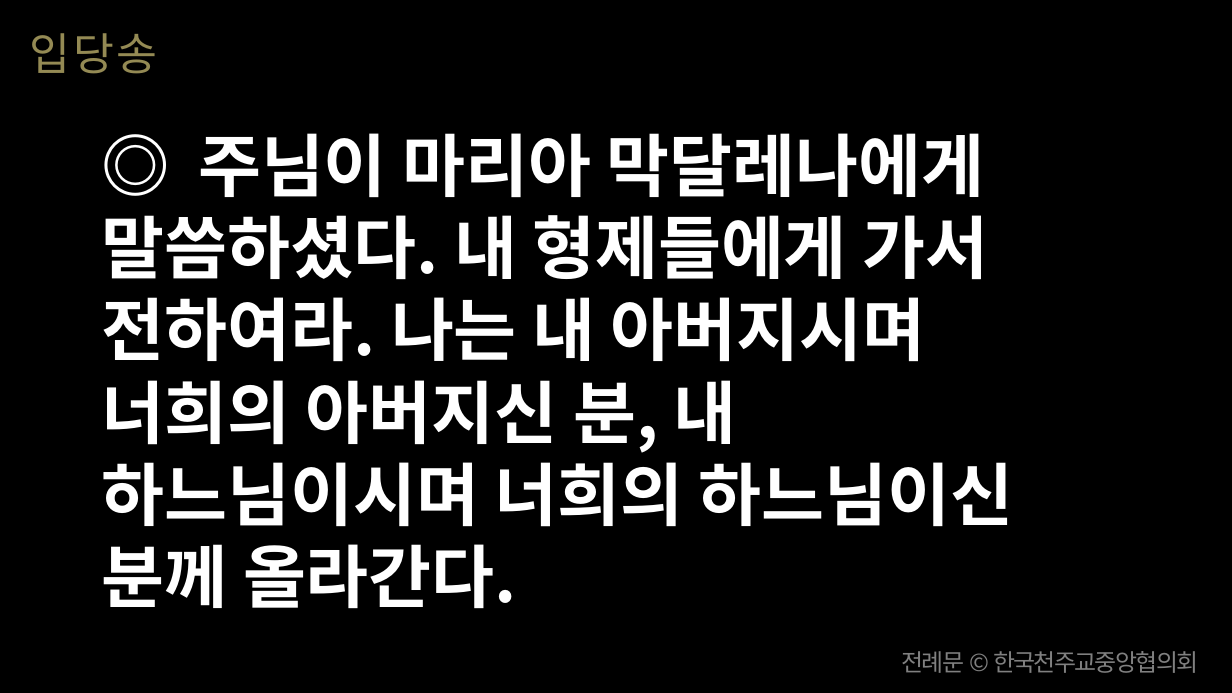
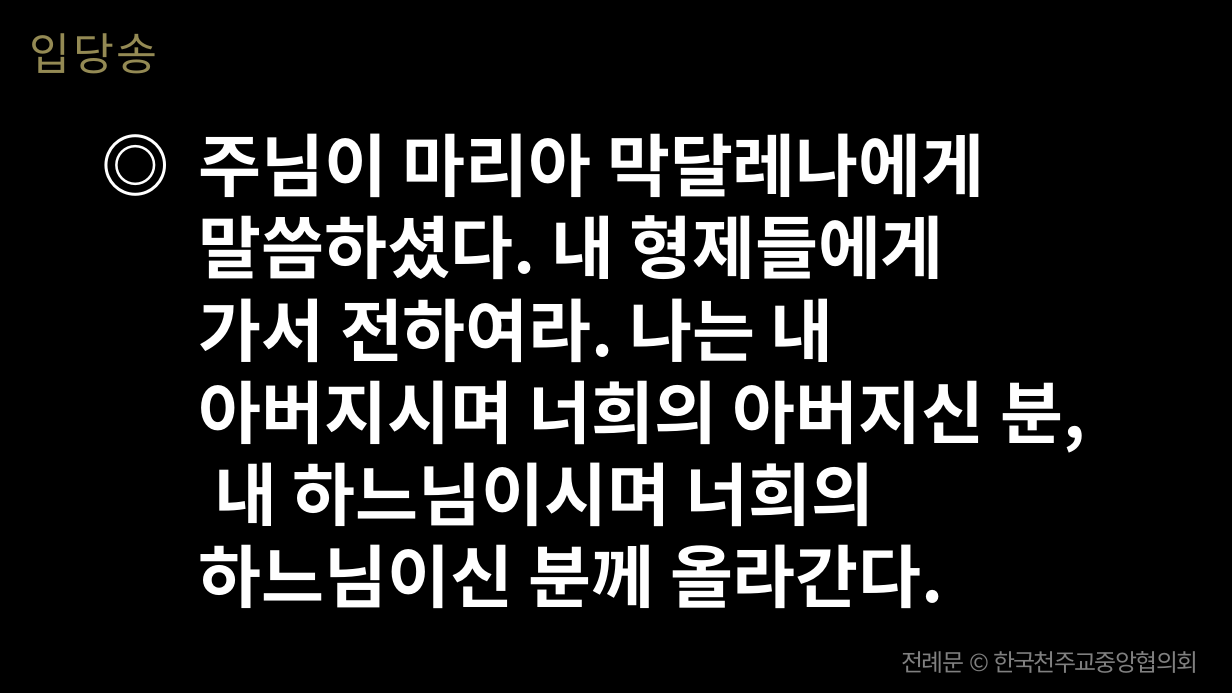
Before and after one commit to scottpark/missa_ppt, a slide deck: slide 10 of 20260722/20260722_성녀 마리아 막달레나 축일.pptx. Drawn at 1232x693 pixels with LibreOffice and Linux fonts; fonts in the diff are those of the drawing. Boxes give left, top, right and bottom in pixels: in the first picture for what was removed or moved away, otherwise in the second. Text is boxed around its words. In the diff, an @@ line names an element or a change of style, - is before the commit and + after.

```diff
--- a/20260722/20260722_성녀 마리아 막달레나 축일.pptx
+++ b/20260722/20260722_성녀 마리아 막달레나 축일.pptx
@@ text "◎ 주님이 마리아 막달레나에게 말씀하셨다. ..." at bbox=[199, 133, 1085, 609]: indent changed @@
```
Also in this commit, not shown: 11 other slides changed, 9 other files.
